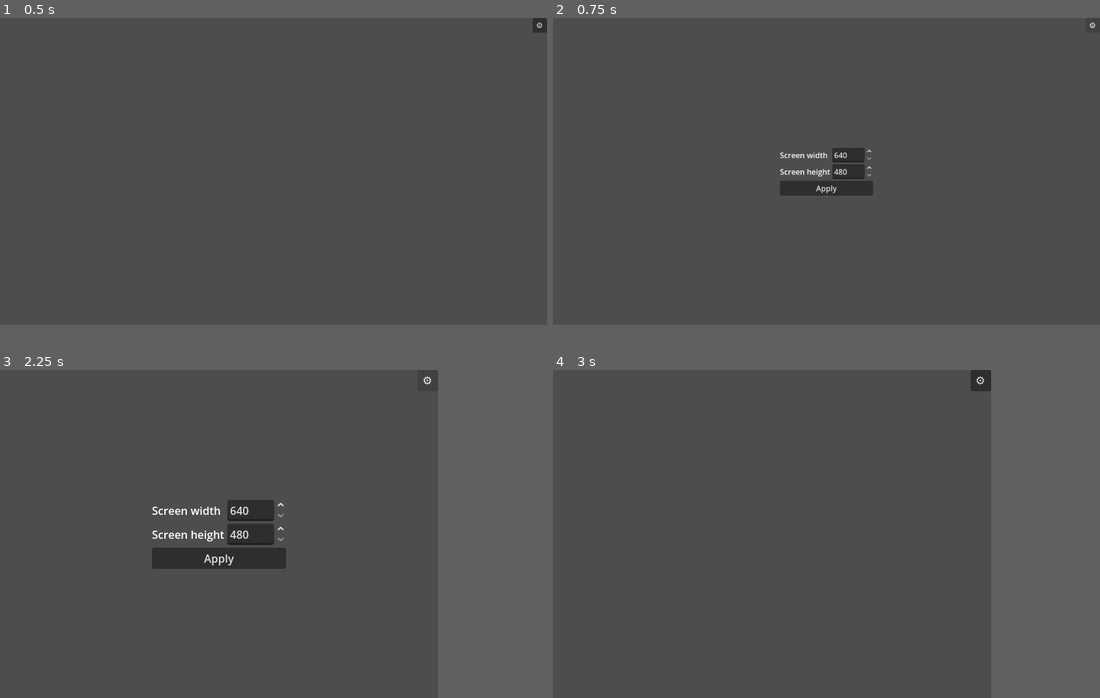
Above: before the commit, frames 1-4 (two rows, left to right).
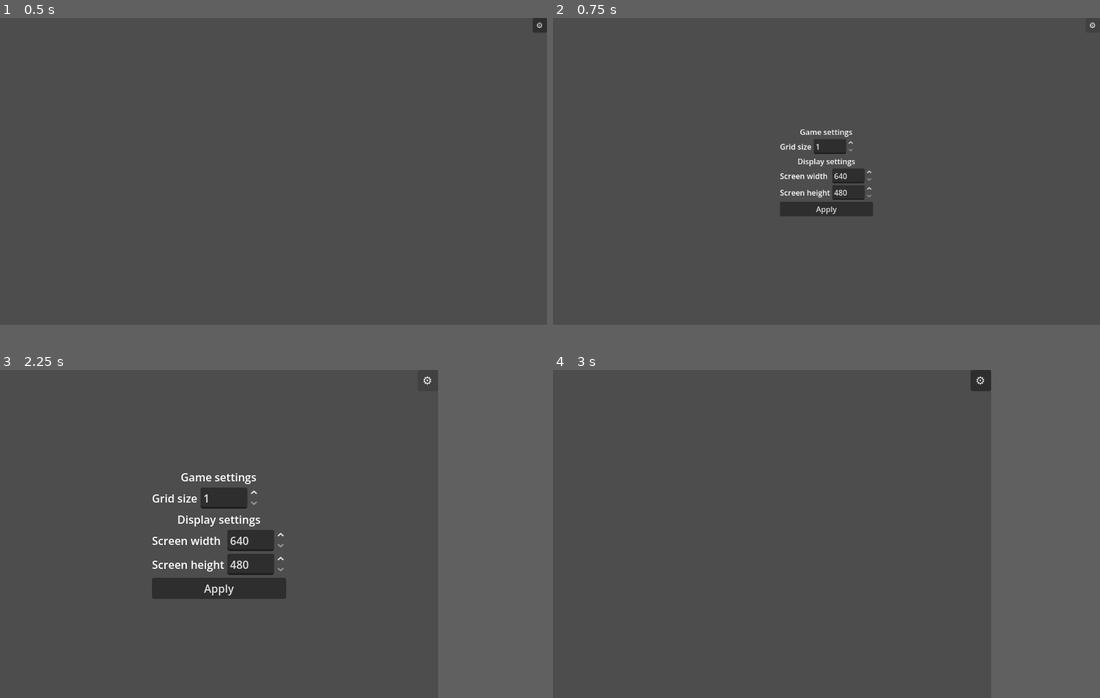
Above: after the commit, the same moments.

Repository: Cypro-J/my-godot-tutorials
Game: Godot game, scene res://hud.tscn
Two runs of this game, one before a commit and one after it. Both use one fixed random seed, a clock stepped at 60 frames per second and the inputs below. This scene is started directly instead of the project's main scene.
Inputs:
- Up to frame 1 (0.5 s): no input
- Up to frame 2 (0.75 s): click "⚙️" at 0.5 s
- Up to frame 3 (2.25 s): click "Apply" at 1.25 s; click "⚙️" at 2 s
- Up to frame 4 (3 s): click "Apply" at 2.75 s

Frame 1 is identical in both runs. In frame 2, 2.4% of the frame differs, in the area x 41-59%, y 33-61%; in frame 3, 5.0%, in the area x 27-53%, y 31-70%; in frame 4, nothing differs.

Commit message:
Work on cells

Diff:
--- /dev/null
+++ b/conways-game-of-life/cell.gd
@@ -0,0 +1,64 @@
+extends Node2D
+
+var grid_size: int
+var neighbours: Array[Node2D]
+var is_alive: bool
+
+# TODO: Remove later (or not), useful for debugging
+var x: int
+var y: int
+
+func _draw():
+	if x == 0 && y == 1:
+		# THE FUCK!?! This guy has 1 too many neightbours, but rendering is also scuffed
+		pass
+
+	if is_alive:
+		draw_rect(Rect2(0.0, 0.0, grid_size, grid_size), Color.WHITE)
+	else:
+		draw_rect(Rect2(0.0, 0.0, grid_size, grid_size), Color.BLACK)
+	var center = Vector2(grid_size/2, grid_size/2)
+	for n in neighbours:
+		if n.position.x < position.x && n.position.y == position.y:
+			# Left
+			draw_line(Vector2(0, grid_size/2), center, Color.VIOLET)
+		elif n.position.x > position.x && n.position.y == position.y:
+			# Right
+			draw_line(center, Vector2(grid_size, grid_size/2), Color.YELLOW)
+		elif n.position.y < position.y:
+			if n.position.x < position.x:
+				# Upper left
+				draw_line(Vector2(0, 0), center, Color.DEEP_PINK)
+			elif position.x == position.x:
+				# Up
+				draw_line(Vector2(grid_size/2, 0), center, Color.RED)
+			elif n.position.x > position.x:
+				# Upper right
+				draw_line(Vector2(grid_size, 0), center, Color.ORANGE)
+			else:
+				assert("Can't map this")
+		elif n.position.y > position.y:
+			if n.position.x < position.x:
+				# Down left
+				draw_line(Vector2(0, 0), center, Color.INDIGO)
+			elif position.x == position.x:
+				# Down
+				draw_line(center, Vector2(grid_size/2, grid_size), Color.BLUE)
+			elif n.position.x > position.x:
+				# Down right
+				draw_line(center, Vector2(grid_size, grid_size), Color.GREEN)
+			else:
+				assert("Can't map this")
+		else:
+			assert("Can't map this")
+		pass
+
+
+# Called when the node enters the scene tree for the first time.
+func _ready() -> void:
+	pass # Replace with function body.
+
+
+# Called every frame. 'delta' is the elapsed time since the previous frame.
+func _process(delta: float) -> void:
+	pass
--- /dev/null
+++ b/conways-game-of-life/cell.tscn
@@ -0,0 +1,6 @@
+[gd_scene format=3 uid="uid://bftt73bt6su5"]
+
+[ext_resource type="Script" uid="uid://direx2cpfru07" path="res://cell.gd" id="1_yh0nt"]
+
+[node name="Cell" type="Node2D" unique_id=1720191009]
+script = ExtResource("1_yh0nt")
--- a/conways-game-of-life/configuration.gd
+++ b/conways-game-of-life/configuration.gd
@@ -3,8 +3,13 @@
 const CONFIG_FILE = "user://config.cfg"
 const DISPLAY_SECTION = "Display"
 
+# Notifies `HUD` that configuration has been updated
+signal configuration_updated
+var grid_size = 300
+
 # Called when the node enters the scene tree for the first time.
 func _ready() -> void:
+	# Set the fields initial values
 	pass # Replace with function body.
 
 
@@ -16,15 +21,17 @@
 func _on_apply_pressed() -> void:
 	# Save the configuration settings
 	var config = ConfigFile.new()
-	config.set_value(DISPLAY_SECTION, "ScreenWidth", $VBoxContainer/GridContainer/ScreenWidth.value)
-	config.set_value(DISPLAY_SECTION, "ScreenHeight", $VBoxContainer/GridContainer/ScreenHeight.value)
+	config.set_value(DISPLAY_SECTION, "ScreenWidth", $VBoxContainer/DisplaySettingsGridContainer/ScreenWidth.value)
+	config.set_value(DISPLAY_SECTION, "ScreenHeight", $VBoxContainer/DisplaySettingsGridContainer/ScreenHeight.value)
 	config.save(CONFIG_FILE)
 	print("Saved new configuration to " + CONFIG_FILE)
+	grid_size = $VBoxContainer/GameSettingsGridContainer/GridSize.value
 	$".".hide()
 	apply_settings()
+	configuration_updated.emit()
 
 
-func apply_settings() -> void:
+func apply_settings(initial_load: bool = false) -> void:
 	var config = ConfigFile.new()
 	var _err = config.load(CONFIG_FILE)
 	# TODO: Check if ignoring the _err is ok. Does it still allow get_value and fallback to the defaults?
@@ -35,3 +42,9 @@
 	var display_size = Vector2i(screen_width, screen_height)
 	# TODO: Value validation, what if I manually enter strings in my config file
 	get_window().size = display_size
+
+	if (initial_load):
+		# Set the correct values for the menu
+		$VBoxContainer/DisplaySettingsGridContainer/ScreenWidth.value = screen_width
+		$VBoxContainer/DisplaySettingsGridContainer/ScreenHeight.value = screen_height
+		$VBoxContainer/GameSettingsGridContainer/GridSize.value = grid_size
--- a/conways-game-of-life/configuration.tscn
+++ b/conways-game-of-life/configuration.tscn
@@ -12,23 +12,47 @@
 anchor_right = 0.5
 anchor_bottom = 0.5
 offset_left = -98.0
-offset_top = -50.5
+offset_top = -77.5
 offset_right = 98.0
-offset_bottom = 50.5
+offset_bottom = 77.5
 grow_horizontal = 2
 grow_vertical = 2
 
-[node name="GridContainer" type="GridContainer" parent="VBoxContainer" unique_id=2043432137]
+[node name="Game settings" type="Label" parent="VBoxContainer" unique_id=608162994]
+layout_mode = 2
+text = "Game settings"
+horizontal_alignment = 1
+
+[node name="GameSettingsGridContainer" type="GridContainer" parent="VBoxContainer" unique_id=489877946]
+layout_mode = 2
+columns = 2
+
+[node name="GridSizeLabel" type="Label" parent="VBoxContainer/GameSettingsGridContainer" unique_id=1143653118]
+layout_mode = 2
+text = "Grid size"
+
+[node name="GridSize" type="SpinBox" parent="VBoxContainer/GameSettingsGridContainer" unique_id=1043758201]
+layout_mode = 2
+min_value = 1.0
+max_value = 300.0
+value = 1.0
+
+[node name="Display settings" type="Label" parent="VBoxContainer" unique_id=66294858]
+layout_mode = 2
+text = "Display settings"
+horizontal_alignment = 1
+
+[node name="DisplaySettingsGridContainer" type="GridContainer" parent="VBoxContainer" unique_id=2043432137]
 layout_mode = 2
 size_flags_horizontal = 4
 size_flags_vertical = 4
 columns = 2
 
-[node name="ScreenWidthLabel" type="Label" parent="VBoxContainer/GridContainer" unique_id=1611182712]
+[node name="ScreenWidthLabel" type="Label" parent="VBoxContainer/DisplaySettingsGridContainer" unique_id=1611182712]
 layout_mode = 2
 text = "Screen width"
 
-[node name="ScreenWidth" type="SpinBox" parent="VBoxContainer/GridContainer" unique_id=1500593358]
+[node name="ScreenWidth" type="SpinBox" parent="VBoxContainer/DisplaySettingsGridContainer" unique_id=1500593358]
 layout_mode = 2
 min_value = 640.0
 max_value = 1280.0
@@ -36,11 +60,11 @@
 value = 640.0
 rounded = true
 
-[node name="ScreenHeightLabel" type="Label" parent="VBoxContainer/GridContainer" unique_id=935276164]
+[node name="ScreenHeightLabel" type="Label" parent="VBoxContainer/DisplaySettingsGridContainer" unique_id=935276164]
 layout_mode = 2
 text = "Screen height"
 
-[node name="ScreenHeight" type="SpinBox" parent="VBoxContainer/GridContainer" unique_id=1252606841]
+[node name="ScreenHeight" type="SpinBox" parent="VBoxContainer/DisplaySettingsGridContainer" unique_id=1252606841]
 layout_mode = 2
 min_value = 480.0
 max_value = 720.0
--- /dev/null
+++ b/conways-game-of-life/grid.gd
@@ -0,0 +1,21 @@
+extends Node2D
+
+var grid_size: int
+
+func _draw():
+	# TODO: Draw the grid, make it lazy loading. No need to do if not used/shown
+	var window_size = get_window().size
+	for i in range(grid_size, window_size.x, grid_size):
+		draw_line(Vector2(i, 0.0), Vector2(i, window_size.y), Color.DARK_GRAY, 1.0)
+	for i in range(grid_size, window_size.y, grid_size):
+		draw_line(Vector2(0.0, i), Vector2(window_size.x, i), Color.DARK_GRAY, 1.0)
+
+
+# Called when the node enters the scene tree for the first time.
+func _ready() -> void:
+	pass # Replace with function body.
+
+
+# Called every frame. 'delta' is the elapsed time since the previous frame.
+func _process(delta: float) -> void:
+	pass
--- a/conways-game-of-life/hud.gd
+++ b/conways-game-of-life/hud.gd
@@ -1,5 +1,7 @@
 extends CanvasLayer
 
+# Notifies `Main` that configuration has been updated
+signal configuration_updated
 
 # Called when the node enters the scene tree for the first time.
 func _ready() -> void:
@@ -13,3 +15,7 @@
 
 func _on_configuration_pressed() -> void:
 	$ConfigurationMenu.show()
+
+
+func _on_configuration_menu_configuration_updated() -> void:
+	configuration_updated.emit()
--- a/conways-game-of-life/hud.tscn
+++ b/conways-game-of-life/hud.tscn
@@ -19,3 +19,4 @@
 visible = false
 
 [connection signal="pressed" from="Configuration" to="." method="_on_configuration_pressed"]
+[connection signal="configuration_updated" from="ConfigurationMenu" to="." method="_on_configuration_menu_configuration_updated"]
--- a/conways-game-of-life/main.gd
+++ b/conways-game-of-life/main.gd
@@ -1,11 +1,110 @@
 extends Node
 
+@export var cell_scene: PackedScene
+var grid_size: int
+
+var alive_cells: Array[Node2D] = []
+var cells: Array[Node2D]
+
+func build_grid() -> void:
+	var window_size = get_window().size
+
+	print("Building grid of size %s on screen size %s." % [grid_size, window_size])
+	var x_cells = window_size.x / grid_size
+	var y_cells = window_size.y / grid_size
+	print("Grid will be %s by %s cells" % [x_cells, y_cells])
+	$Grid.grid_size = grid_size
+	$Grid.queue_redraw()
+
+	cells = []
+	for y in range(0, y_cells):
+		for x in range(0, x_cells):
+			var cell = cell_scene.instantiate()
+			cell.grid_size = grid_size
+			cell.position.x = x * grid_size
+			cell.position.y = y * grid_size
+
+			# TODO: DEbugging props
+			cell.x = x
+			cell.y = y
+			add_child(cell)
+			cells.append(cell)
+	# Set cell neighbours
+	var i = 0
+	for cell in cells:
+		var neighbours: Array[Node2D] = []
+		if i >= x_cells:
+			if i - x_cells % x_cells != 0:
+				# Add upper left neighbour
+				print("AAAAH", cell.x, cell.y)
+				neighbours.append(cells[i - x_cells - 1])
+			# Add upper neighbour
+			neighbours.append(cells[i - x_cells])
+		if i < x_cells * (y_cells - 1):
+			# Add down neighbour
+			neighbours.append(cells[i + x_cells])
+		if i % x_cells != 0:
+			# Add left neighbour
+			neighbours.append(cells[i - 1])
+		if (i + 1) % x_cells != 0:
+			# Add right neighbour
+			neighbours.append(cells[i + 1])
+		cell.neighbours = neighbours
+		# TODO: Not sure if I need this, seems to work without but it is needed for the grid
+		# TODO: Grid needs it when adjusting the grid size via settings
+		#cell.queue_redraw()
+		i = i + 1
+
+func live(cell: Node2D) -> void:
+	alive_cells.append(cell)
+	cell.is_alive = true
+	cell.queue_redraw()
+func die(cell: Node2D) -> void:
+	alive_cells.erase(cell)
+	cell.is_alive = false
+	cell.queue_redraw()
 
 # Called when the node enters the scene tree for the first time.
 func _ready() -> void:
-	pass
+	$HUD/ConfigurationMenu.apply_settings(true)
+	_on_hud_configuration_updated()
+	build_grid()
+
+	# Set a blinker alive, for debugging only
+	# TODO: Make better initial state
+	var window_size = get_window().size
+	var x_cells = window_size.x / grid_size
+	var y_cells = window_size.y / grid_size
+	if x_cells >= 3 && y_cells >= 3:
+		live(cells[1])
+		live(cells[x_cells + 1])
+		live(cells[x_cells * 2 + 1])
 
 
 # Called every frame. 'delta' is the elapsed time since the previous frame.
 func _process(delta: float) -> void:
-	pass
+	var to_check = alive_cells.duplicate()
+	for cell in alive_cells:
+		for n in cell.neighbours:
+			if !to_check.has(n):
+				to_check.append(n)
+
+	var to_alive: Array[Node2D] = []
+	var to_kill: Array[Node2D] = []
+	for cell in to_check:
+		var alive_neighbours = cell.neighbours.filter(func(c): return c.is_alive0).size()
+		if cell.is_alive:
+			if alive_neighbours < 2 || alive_neighbours > 3:
+				to_kill.append(cell)
+		elif alive_neighbours == 3:
+			to_alive.append(cell)
+
+	for cell in to_alive:
+		live(cell)
+	for cell in to_kill:
+		die(cell)
+
+
+func _on_hud_configuration_updated() -> void:
+	grid_size = $HUD/ConfigurationMenu.grid_size
+	build_grid()
--- a/conways-game-of-life/main.tscn
+++ b/conways-game-of-life/main.tscn
@@ -2,10 +2,17 @@
 
 [ext_resource type="Script" uid="uid://blvnd6ohcxrd7" path="res://main.gd" id="1_ig7tw"]
 [ext_resource type="PackedScene" uid="uid://bxormk2on86yc" path="res://hud.tscn" id="2_0xm2m"]
+[ext_resource type="PackedScene" uid="uid://bftt73bt6su5" path="res://cell.tscn" id="3_h2yge"]
+[ext_resource type="Script" uid="uid://dcrdtlpm7px1h" path="res://grid.gd" id="4_1bvp3"]
 
 [node name="Main" type="Node" unique_id=936669924]
 script = ExtResource("1_ig7tw")
+cell_scene = ExtResource("3_h2yge")
 
 [node name="HUD" parent="." unique_id=2099917569 instance=ExtResource("2_0xm2m")]
 
-[node name="Cell" parent="." unique_id=1786044788 instance=ExtResource("3_h2yge")]
+[node name="Grid" type="Node2D" parent="." unique_id=1670128796]
+z_index = 1
+script = ExtResource("4_1bvp3")
+
+[connection signal="configuration_updated" from="HUD" to="." method="_on_hud_configuration_updated"]
Not shown, added: conways-game-of-life/cell.gd.uid
Not shown, added: conways-game-of-life/grid.gd.uid
